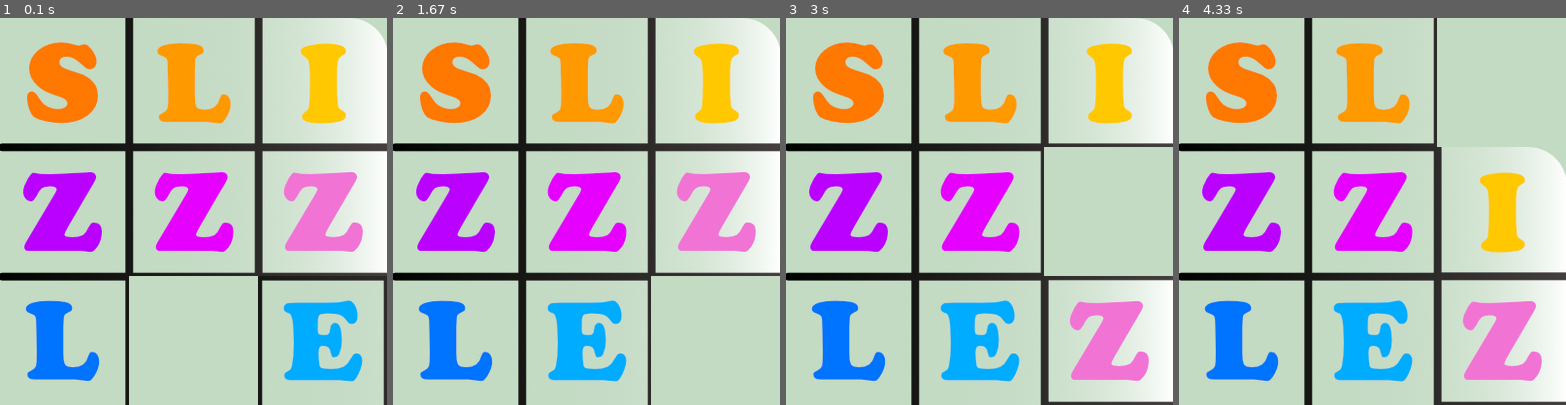
Above: before the commit, frames 1-4 (left to right).
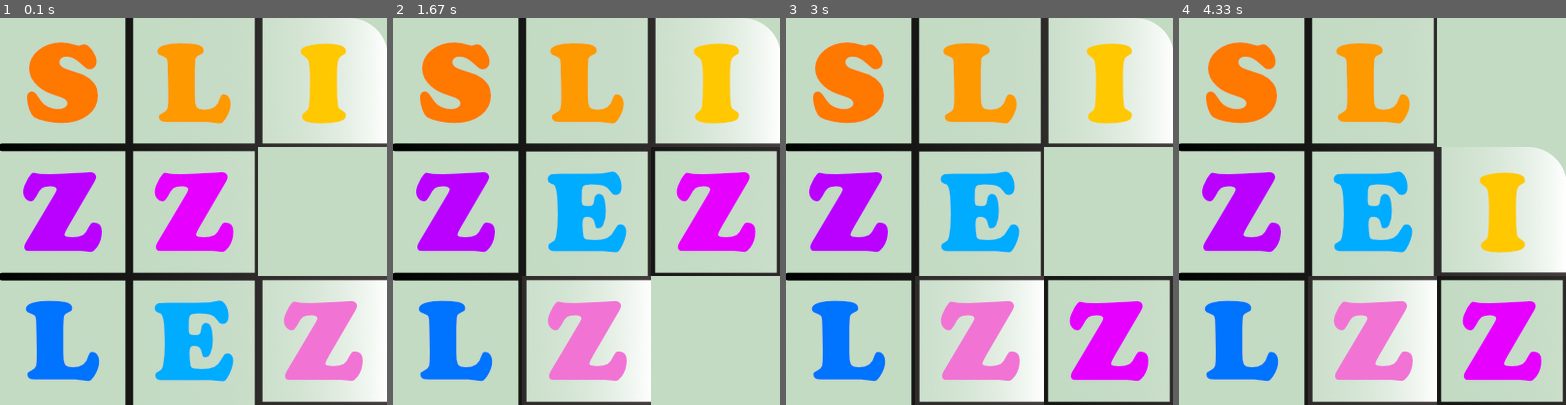
Above: after the commit, the same moments.

Repository: gitfoehn/slizzzle
Game: pygame game, started from main.py
The game is run twice, just before and just after one commit, with the same random seed, the same clock (stepped at 60 frames per second) and the same inputs.
Inputs (mouse positions are in pixels of both pictures, inside the frame that each line leads up to):
- Up to frame 1 (0.1 s): no input
- Up to frame 2 (1.67 s): click (586, 211) at 0.38 s; click (625, 296) at 0.72 s; click (725, 346) at 1.05 s
- Up to frame 3 (3 s): click (960, 312) at 1.88 s; click (1126, 354) at 2.22 s; click (1056, 180) at 2.55 s
- Up to frame 4 (4.33 s): click (1453, 141) at 3.22 s

The runs differ from the first frame. In frame 1, 19% of the frame differs, in the area x 33-100%, y 33-100%; in frame 2, 17%; in frame 3, 17%; in frame 4, 17%.

Commit message:
Add score logic

Diff:
--- a/slizzle/model/slizzle_model.py
+++ b/slizzle/model/slizzle_model.py
@@ -20,12 +20,13 @@
         self.hide_last_tile()
         self.grid = SlizzleGrid(self.width, self.height, self.tiles)
         # TODO: Get from settings
-        self.grid.shuffle(1)
+        self.grid.shuffle(5)
 
     def grid_swap(self, clicked_cell_pos: (int, int)) -> None:
-        self.grid.try_swap(clicked_cell_pos)
-        if self.grid.check_tiles():
-            print(f'Du geile Sau')
+        if self.grid.try_swap(clicked_cell_pos):
+            self.increment_moves()
+            if self.grid.check_tiles():
+                print(f'Du geile Sau hast es in {self.moves} Zügen geschafft')
 
     def game_end(self) -> None:
         self.show_all_tiles()
